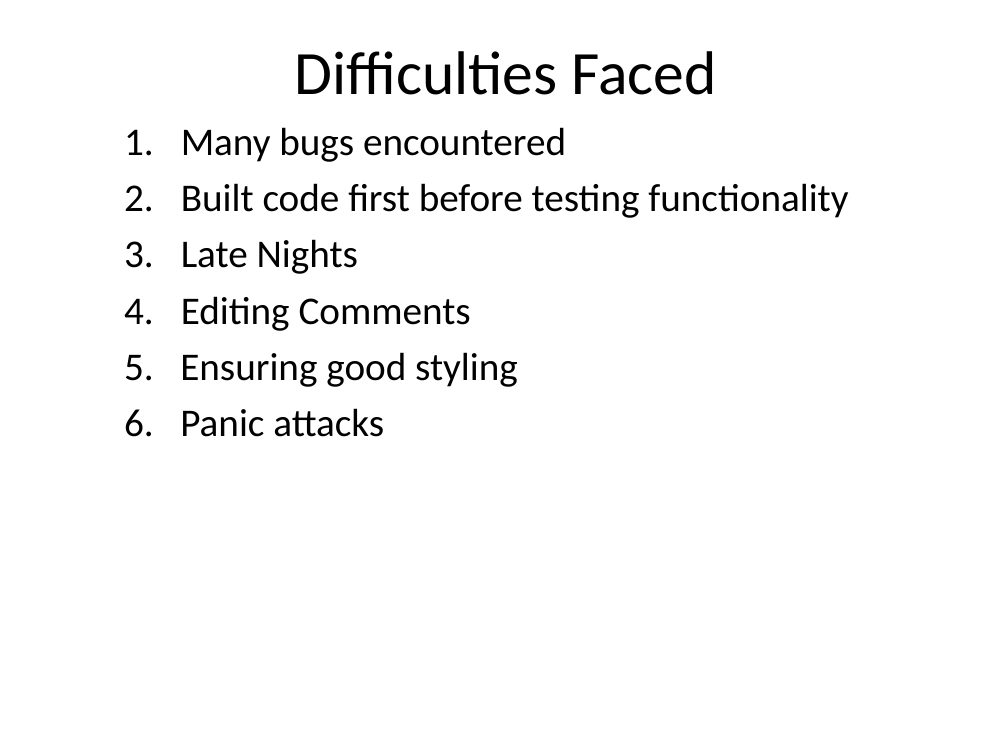
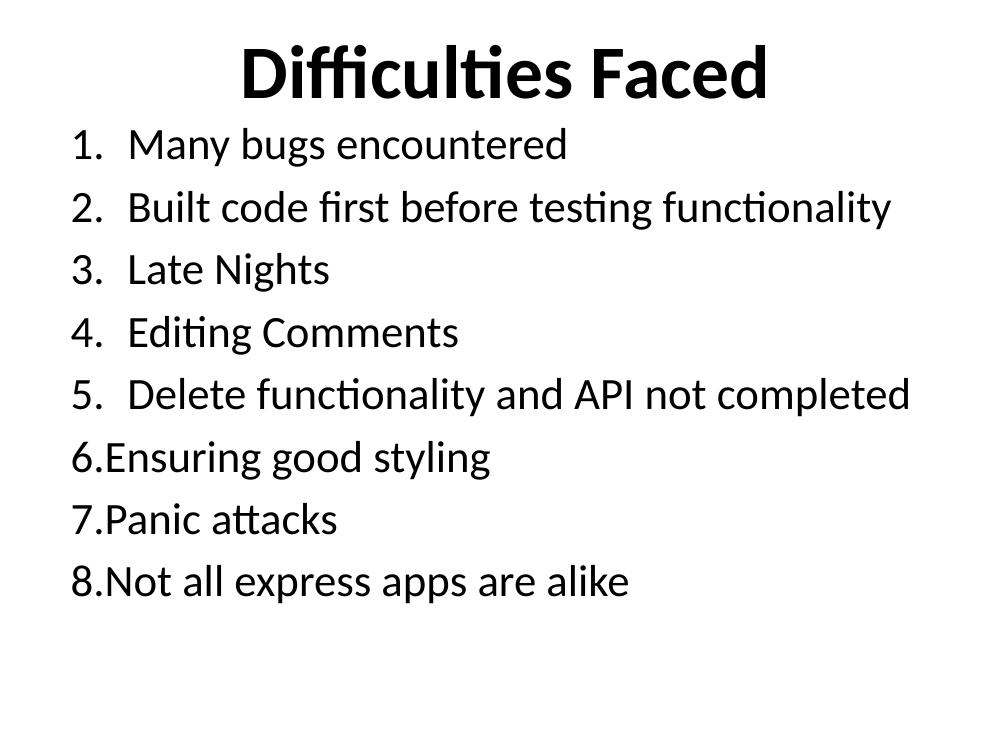
Before and after one commit to shamim1987/projectDeux, a slide deck: slide 8 of Project Deux.pptx (slide 7 before the commit). Drawn at 1008x756 pixels with LibreOffice and Linux fonts; fonts in the diff are those of the drawing; background and template pictures are left out. Boxes give left, top, right and bottom in pixels: in the first picture for what was removed or moved away, otherwise in the second. Text is boxed around its words. In the diff, an @@ line names an element or a change of style, - is before the commit and + after.

Commit message:
delete article works

```diff
--- a/Project Deux.pptx
+++ b/Project Deux.pptx
@@ title "Difficulties Faced" at [241,45,770,99]: size 44 to 54 pt, bold on @@
@@ text "Many bugs encountered": place and size @@
-text "Many bugs encountered" at [124,127,848,437]
+text "Many bugs encountered" at [71,128,911,604]
@@ text at [127,128,892,355]: size 28 to 32 pt in "Many bugs encountered", "Built code first before testing functionality", "Late Nights", "Editing Comments" @@
@@ text at [71,378,911,604]: text changed; size 28 to 32 pt @@
-5. Ensuring good styling
-6. Panic attacks
+5. Delete functionality and API not completed
+6.Ensuring good styling
+7.Panic attacks
+8.Not all express apps are alike
```
Also in this commit, not shown: 8 other slides changed, 1 slide added, 5 other files.
